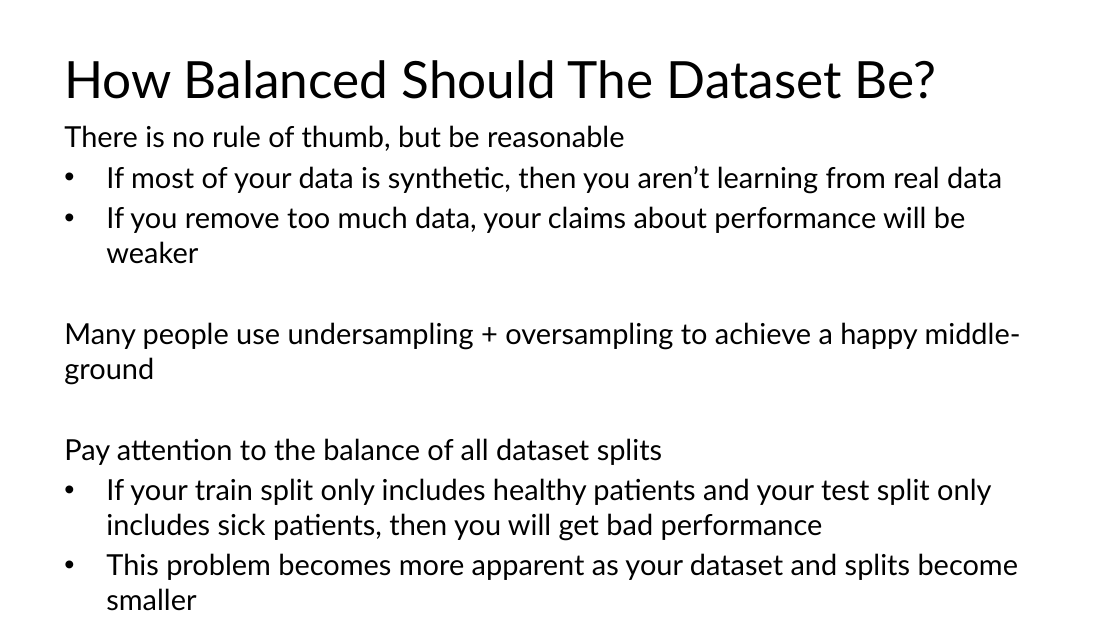
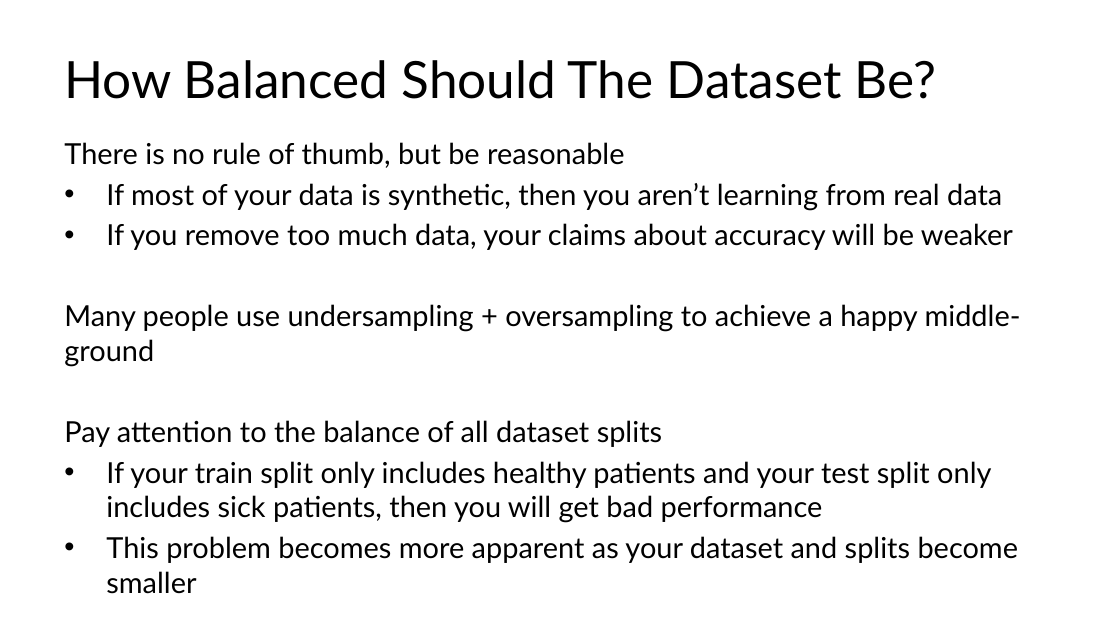
Before and after one commit to C4M-UofT/C4M-UofT.github.io, a slide deck: slide 37 of lectures/module3/3-1_ml_workflow/MachineLearning_tutorial.pptx (slide 33 before the commit). Drawn at 1120x630 pixels with LibreOffice and Linux fonts; fonts in the diff are those of the drawing. Boxes give left, top, right and bottom in pixels: in the first picture for what was removed or moved away, otherwise in the second. Text is boxed around its words. In the diff, an @@ line names an element or a change of style, - is before the commit and + after.

```diff
--- a/lectures/module3/3-1_ml_workflow/MachineLearning_tutorial.pptx
+++ b/lectures/module3/3-1_ml_workflow/MachineLearning_tutorial.pptx
@@ text at (106, 223, 1013, 250): text changed @@
-• If you remove too much data, your claims about performance will be weaker
+• If you remove too much data, your claims about accuracy will be weaker
```
Also in this commit, not shown: 26 other slides changed, 6 slides added, 1 other file.
